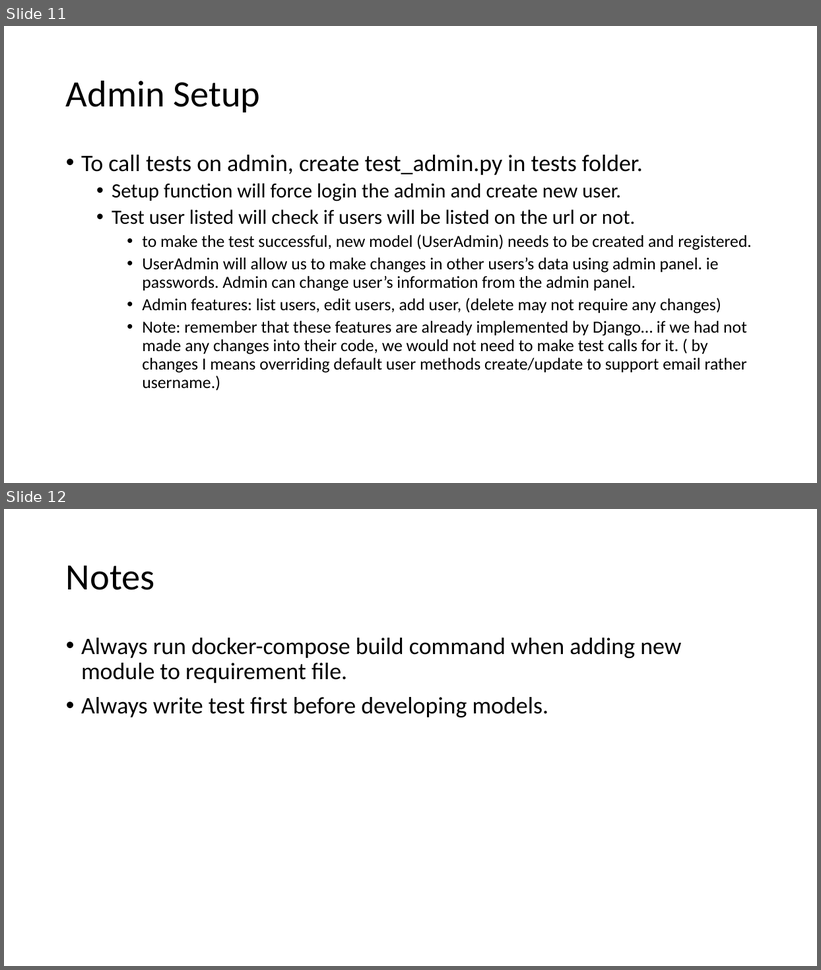
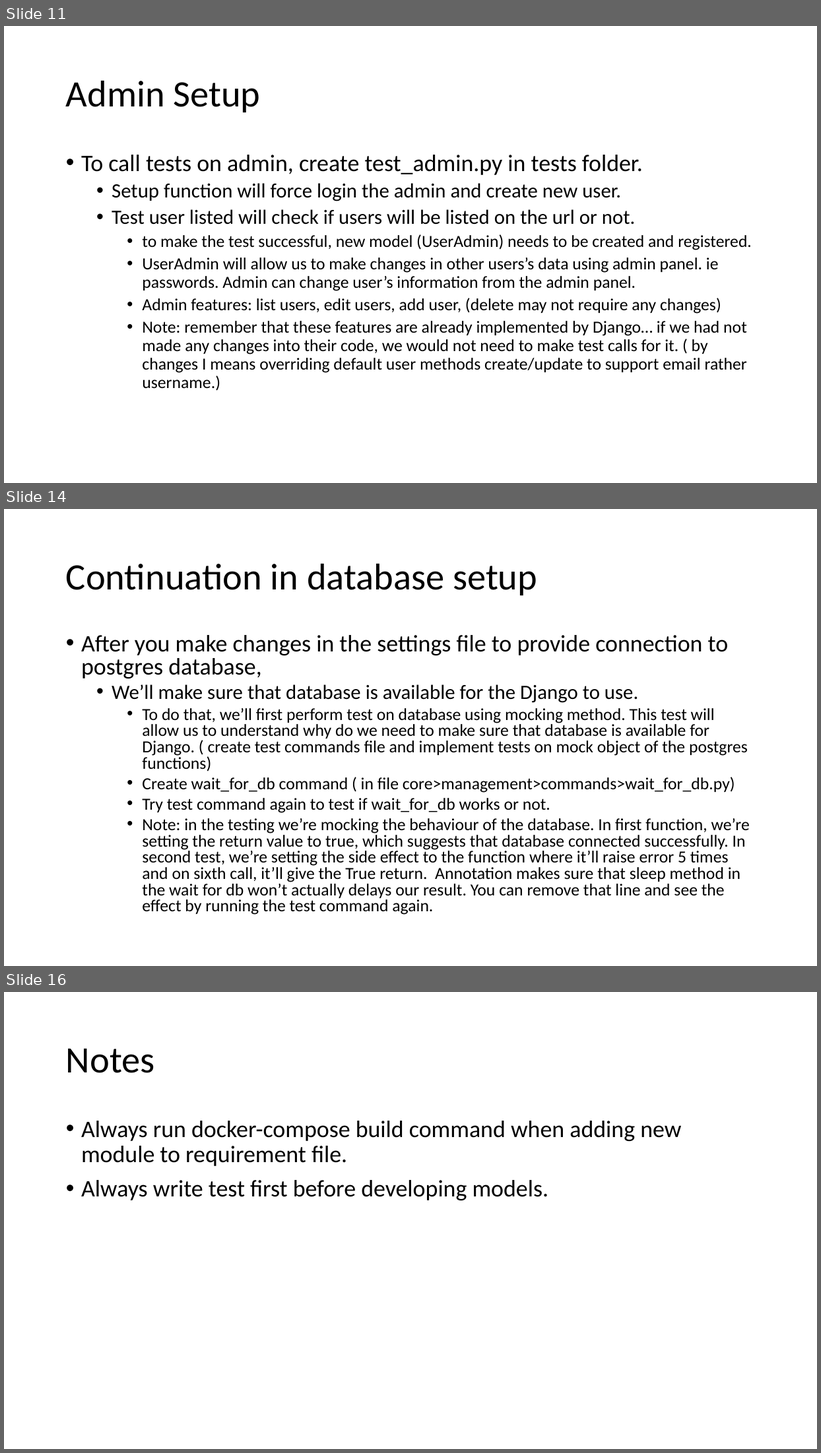
Before and after one commit to Smit24-git/recipe-app-api, a slide deck: Advance Django setup.pptx. Shown one above the other, each under a label of ours: slides 11 and 12 before the commit, slides 11, 14 and 16 after it; the slides between them are not shown. The pictures are 821x970 and 821x1453 pixels, drawn with LibreOffice and Linux fonts; fonts in the diff are those of the drawing. Boxes give left, top, right and bottom in pixels: in the first picture for what was removed or moved away, otherwise in the second. Text is boxed around its words. In the diff, an @@ line names an element or a change of style, - is before the commit and + after.

Commit message:
Configured Postgres DB

```diff
--- a/Advance Django setup.pptx
+++ b/Advance Django setup.pptx
@@ slide 14 added at (4,509,817,966), background #FFFFFF @@
@@ title added at (66,563,537,595), 44 pt, text #000000 @@
+Continuation in database setup
@@ text added at (81,635,750,915), 20 pt, text #000000 @@
+• After you make changes in the settings file to provide connection to postgres database,
+  • We’ll make sure that database is available for the Django to use.
+    • To do that, we’ll first perform test on database using mocking method. This test will allow us to understand why do we need to make sure that database is available for Django. ( create test commands file and implement tests on mock object of the postgres functions)
+    • Create wait_for_db command ( in file core>management>commands>wait_for_db.py)
+    • Try test command again to test if wait_for_db works or not.
+    • Note: in the testing we’re mocking the behaviour of the database. In first function, we’re setting the return value to true, which suggests that database connected successfully. In second test, we’re setting the side effect to the function where it’ll raise error 5 times and on sixth call, it’ll give the True return. Annotation makes sure that sleep method in the wait for db won’t actually delays our result. You can remove that line and see the effect by running the test command again.
@@ what was slide 12 is now slide 16 @@
```
Also in this commit, not shown: 3 other slides added, 8 other files.
